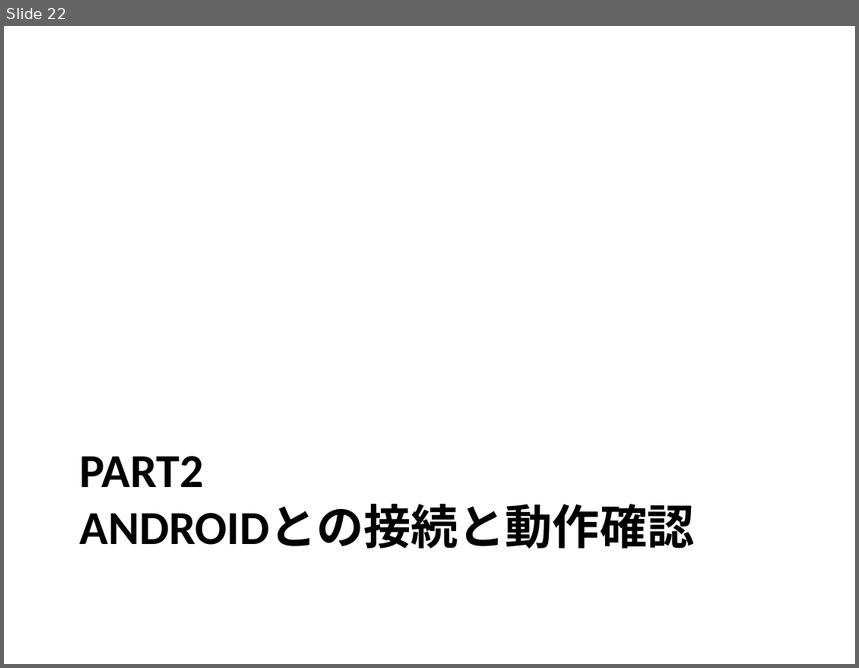
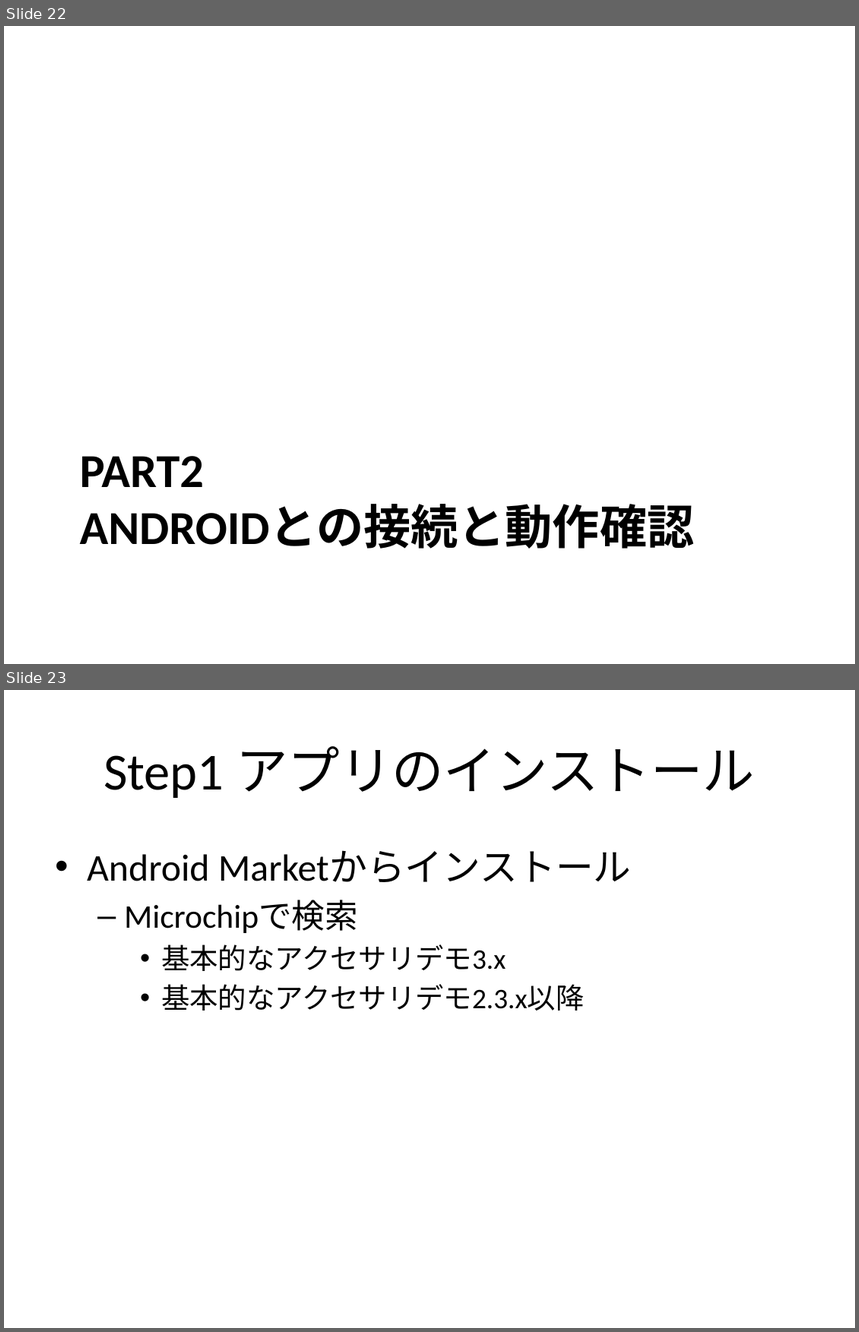
Before and after one commit to magoroku15/OpenAccessoryDemo, a slide deck: Doc/poorman's adk.pptx. Shown one above the other, each under a label of ours: slide 22 before the commit, slides 22 and 23 after it. The pictures are 859x668 and 859x1332 pixels, drawn with LibreOffice and Linux fonts; fonts in the diff are those of the drawing. Boxes give left, top, right and bottom in pixels: in the first picture for what was removed or moved away, otherwise in the second. Text is boxed around its words. In the diff, an @@ line names an element or a change of style, - is before the commit and + after.

```diff
--- a/Doc/poorman's adk.pptx
+++ b/Doc/poorman's adk.pptx
@@ slide 23 added at [4,690,855,1328], background #FFFFFF @@
@@ title added at [104,746,755,798], 44 pt, text #000000 @@
+Step1 アプリのインストール
@@ text added at [87,850,632,1011], 24 pt, text #000000 @@
+• Android Marketからインストール
+  – Microchipで検索
+    • 基本的なアクセサリデモ3.x
+    • 基本的なアクセサリデモ2.3.x以降
```
Also in this commit, not shown: 4 slides changed, 17 other slides added.
